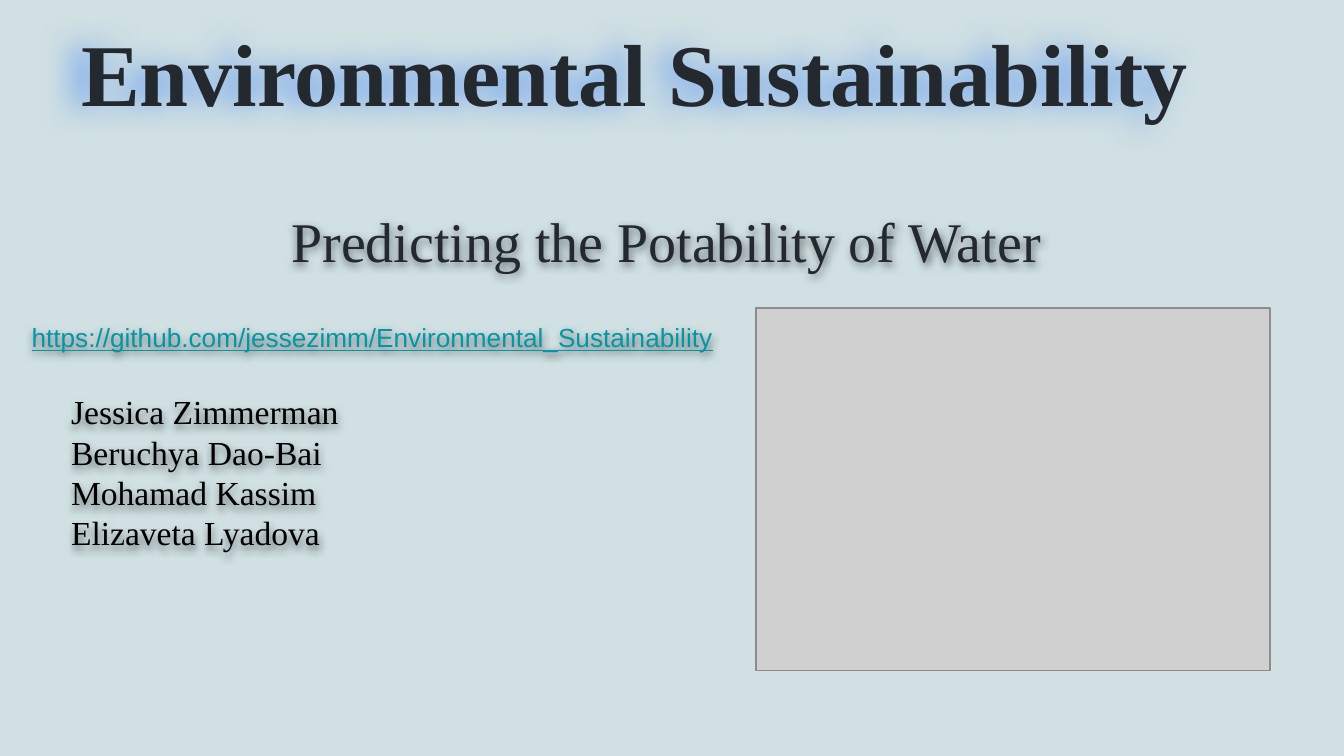
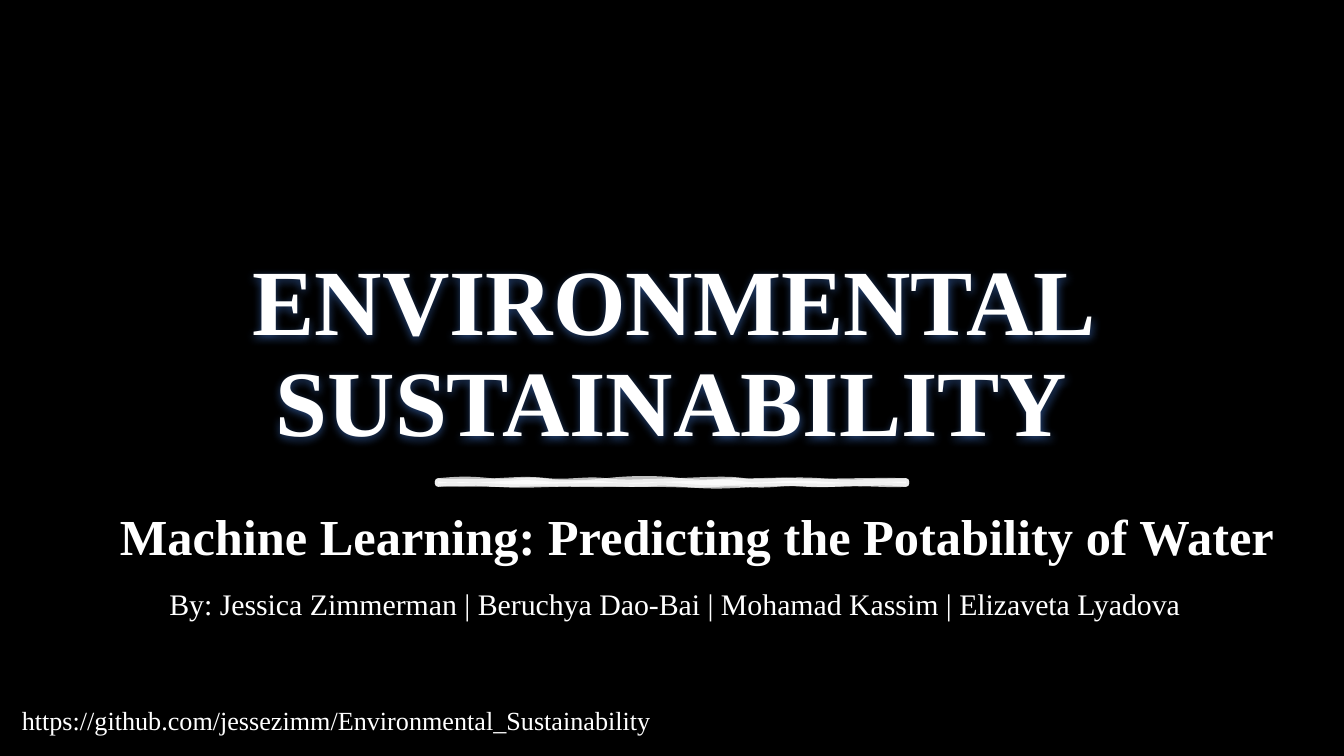
Before and after one commit to jessezimm/Environmental_Sustainability, a slide deck: slide 1 of Environmental_Sustainability (2).pptx. Drawn at 1344x756 pixels with LibreOffice and Linux fonts; fonts in the diff are those of the drawing; grey boxes stand for pictures; background and template pictures are left out. Boxes give left, top, right and bottom in pixels: in the first picture for what was removed or moved away, otherwise in the second. Text is boxed around its words. In the diff, an @@ line names an element or a change of style, - is before the commit and + after.

Commit message:
added updated pptx with slides 1-4 edited

```diff
--- a/Environmental_Sustainability (2).pptx
+++ b/Environmental_Sustainability (2).pptx
@@ background #D0E0E3 to picture (left out) @@
@@ title at (253,273,1096,439): text changed; size 47.2 to 50 pt; text colour #24292F to #FFFFFF @@
-Environmental Sustainability
+ENVIRONMENTAL SUSTAINABILITY
@@ picture removed at (755,308,1269,671) @@
@@ freeform shape added at (438,481,906,482), fill #FFFFFF at 75% opacity, outline #FFFFFF 3.5 pt @@
@@ subtitle at (120,519,1273,566): text changed; size 30 to 27 pt; text colour #24292F to #FFFFFF; bold on @@
-Predicting the Potability of Water
+Machine Learning: Predicting the Potability of Water
@@ text at (169,594,1180,621): text changed; size 18 to 16 pt; text colour #000000 to #FFFFFF @@
-Jessica Zimmerman
-Beruchya Dao-Bai
-Mohamad Kassim
-Elizaveta Lyadova
+By: Jessica Zimmerman | Beruchya Dao-Bai | Mohamad Kassim | Elizaveta Lyadova
@@ text "https://github.com/jessezimm/Environmental_Sustainability": place and size @@
-text "https://github.com/jessezimm/Environmental_Sustainability" at (32,328,713,353)
+text "https://github.com/jessezimm/Environmental_Sustainability" at (22,712,650,736)
@@ text "https://github.com/jessezimm/Environmental_Sustainability" at (22,712,650,736): font Arial to Times New Roman, text colour #0097A7 to #FFFFFF, underline off @@
```
Also in this commit, not shown: 5 other slides changed, 2 slides added, 1 slide removed.
